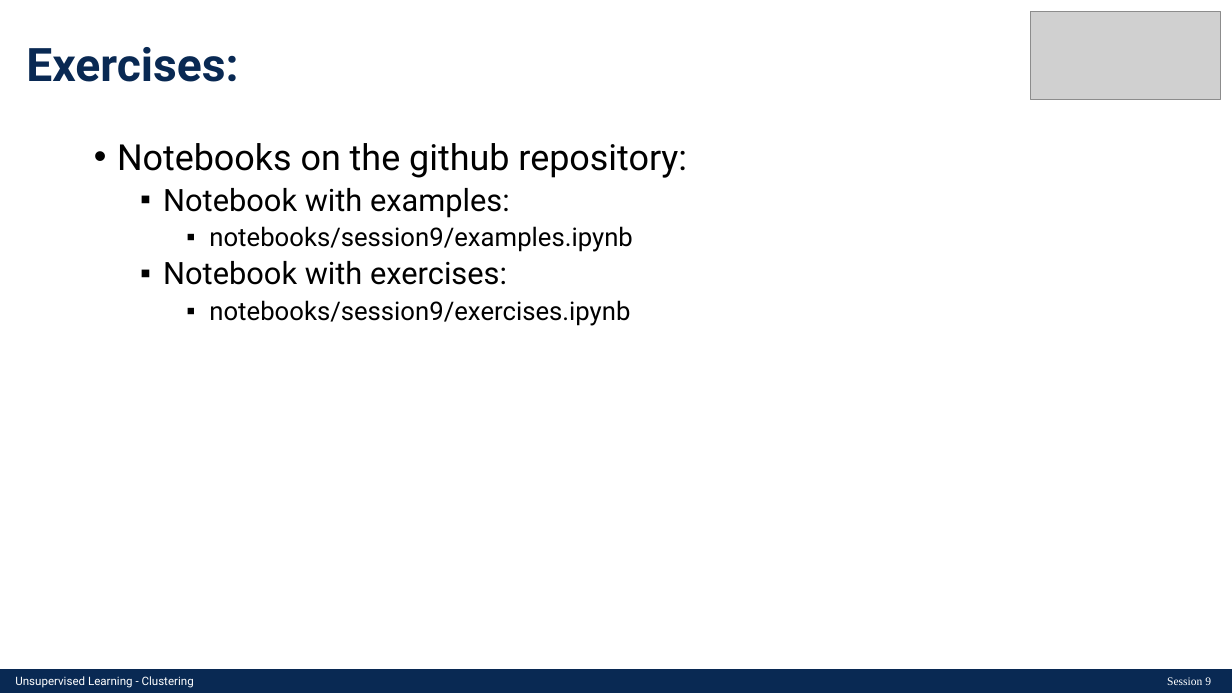
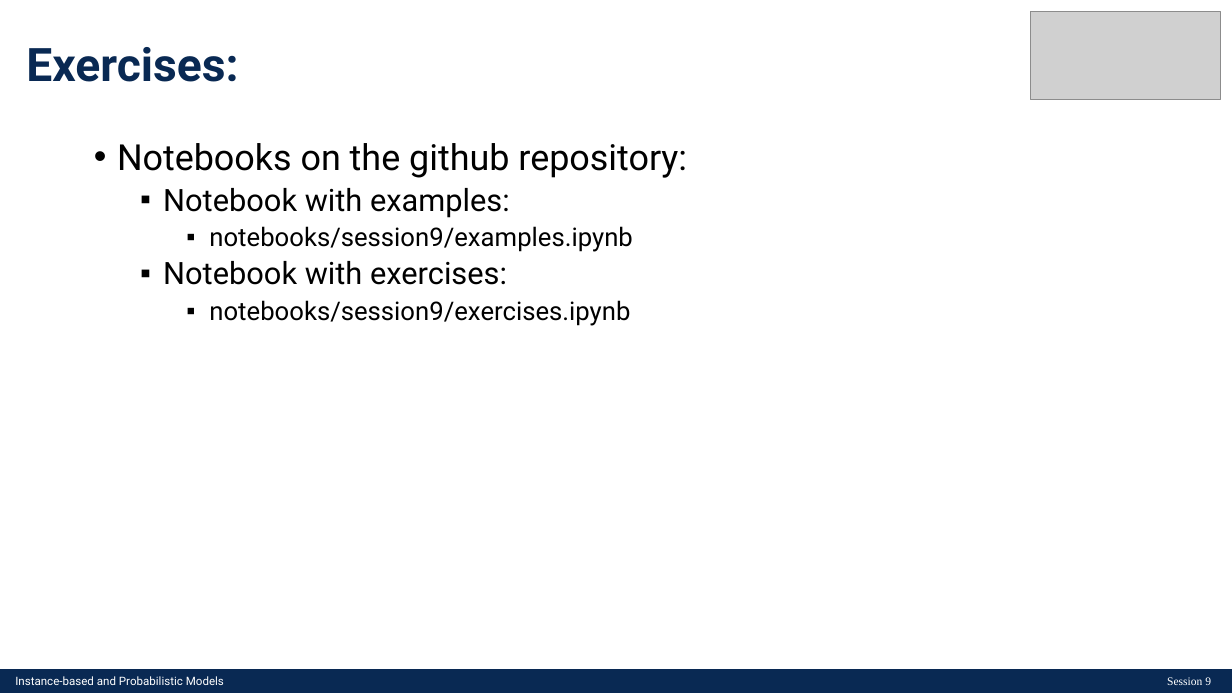
Before and after one commit to makee5/ML_ADS, a slide deck: slide 4 of materials/session9/PL/ML-Session9-PL.pptx. Drawn at 1232x693 pixels with LibreOffice and Linux fonts; fonts in the diff are those of the drawing; grey boxes stand for pictures. Boxes give left, top, right and bottom in pixels: in the first picture for what was removed or moved away, otherwise in the second. Text is boxed around its words. In the diff, an @@ line names an element or a change of style, - is before the commit and + after.

```diff
--- a/materials/session9/PL/ML-Session9-PL.pptx
+++ b/materials/session9/PL/ML-Session9-PL.pptx
@@ text at (15,676,224,685): text changed @@
-Unsupervised Learning - Clustering
+Instance-based and Probabilistic Models
```
Also in this commit, not shown: 1 other file.
